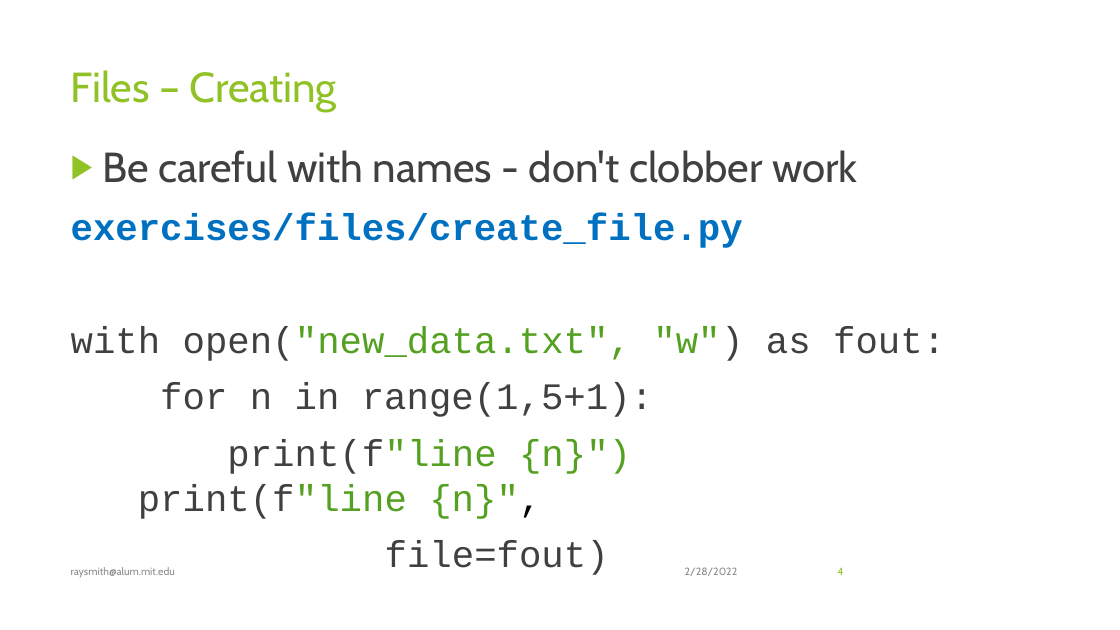
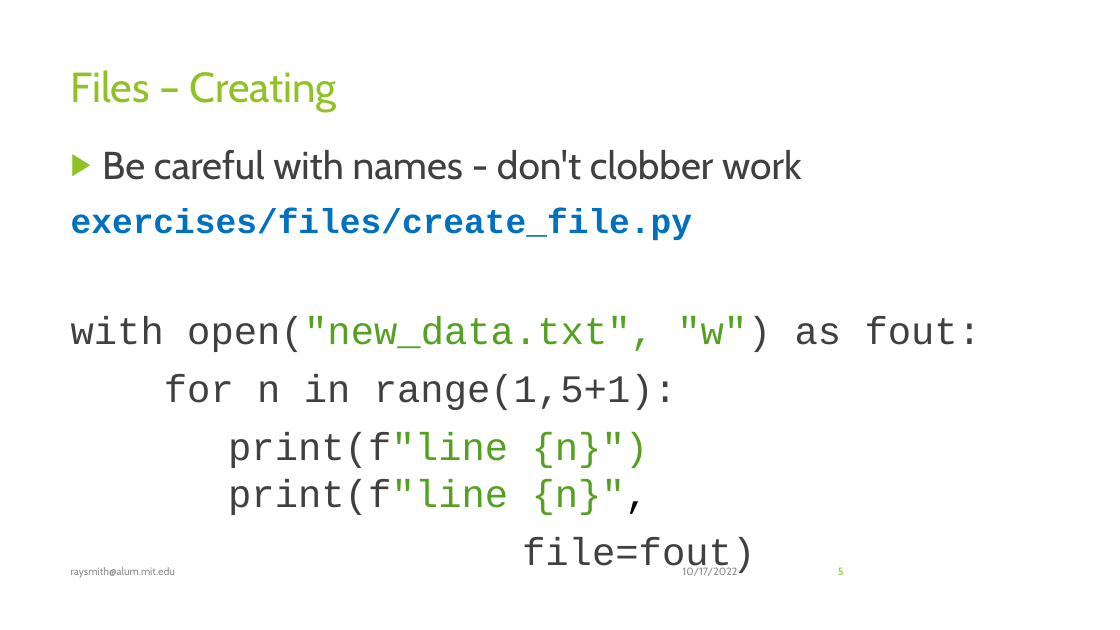
Before and after one commit to raysmith619/Introduction-To-Programming, a slide deck: slide 5 of presentation/Class_6_Files/Class_6_Files.pptx (slide 4 before the commit). Drawn at 1120x630 pixels with LibreOffice and Linux fonts; fonts in the diff are those of the drawing. Boxes give left, top, right and bottom in pixels: in the first picture for what was removed or moved away, otherwise in the second. Text is boxed around its words. In the diff, an @@ line names an element or a change of style, - is before the commit and + after.

```diff
--- a/presentation/Class_6_Files/Class_6_Files.pptx
+++ b/presentation/Class_6_Files/Class_6_Files.pptx
@@ text "Be careful with names - ..." at <box>71,150,982,576</box>: size 36 to 33.3 pt in "Be careful with names - don't clobber ..."; size 32 to 29.6 pt in "exercises/files/create_file.py"; size 32 to 33.3 pt in "with open("new_data.txt", "w") as fout:", "for n in range(1,5+1):", "print(f"line {n}") print(f"line {n}",", "file=fout)"; list level 1 to 5 in "print(f"line {n}") print(f"line {n}","; list level 1 to 6 in "file=fout)" @@
@@ text at <box>683,567,738,576</box>: text changed @@
-2/28/2022
+10/17/2022
@@ page number at <box>838,567,844,575</box>: text changed @@
-4
+5
```
Also in this commit, not shown: 6 other slides changed, 1 slide added.
